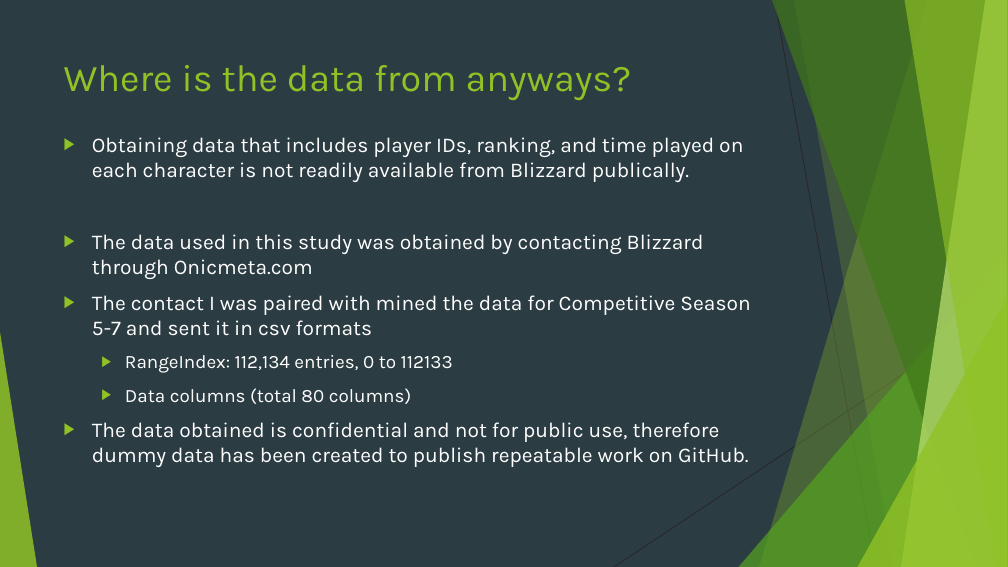
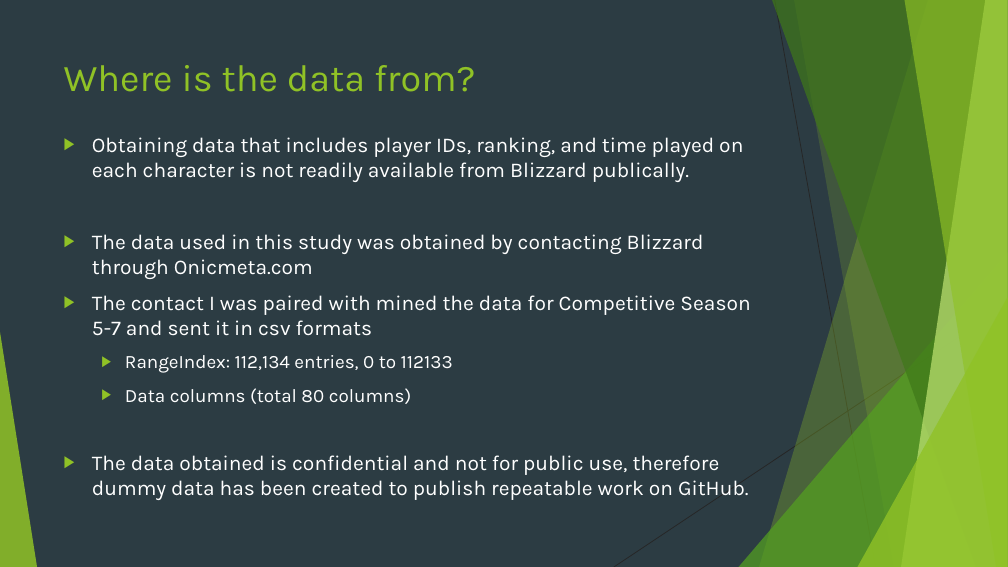
Before and after one commit to gaaliciA1990/OverwatchRankingsProject, a slide deck: slide 4 of Predicting Competitive Rank in Overwatch.pptx. Drawn at 1008x567 pixels with LibreOffice and Linux fonts; fonts in the diff are those of the drawing. Boxes give left, top, right and bottom in pixels: in the first picture for what was removed or moved away, otherwise in the second. Text is boxed around its words. In the diff, an @@ line names an element or a change of style, - is before the commit and + after.

```diff
--- a/Predicting Competitive Rank in Overwatch.pptx
+++ b/Predicting Competitive Rank in Overwatch.pptx
@@ title at (x1=64, y1=65, x2=475, y2=92): text changed @@
-Where is the data from anyways?
+Where is the data from?
@@ text "Obtaining data that includes player ..." rewrapped from (x1=92, y1=137, x2=750, y2=467) to (x1=92, y1=137, x2=750, y2=500) @@
```
Also in this commit, not shown: 3 other slides changed, 1 other file.
